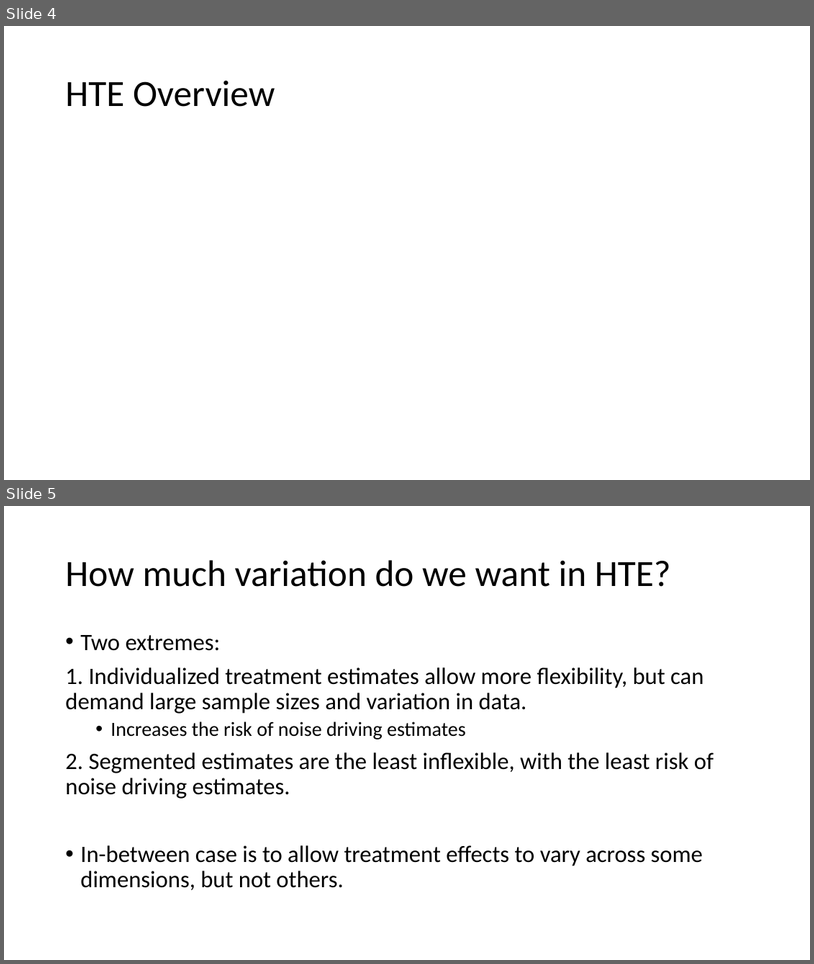
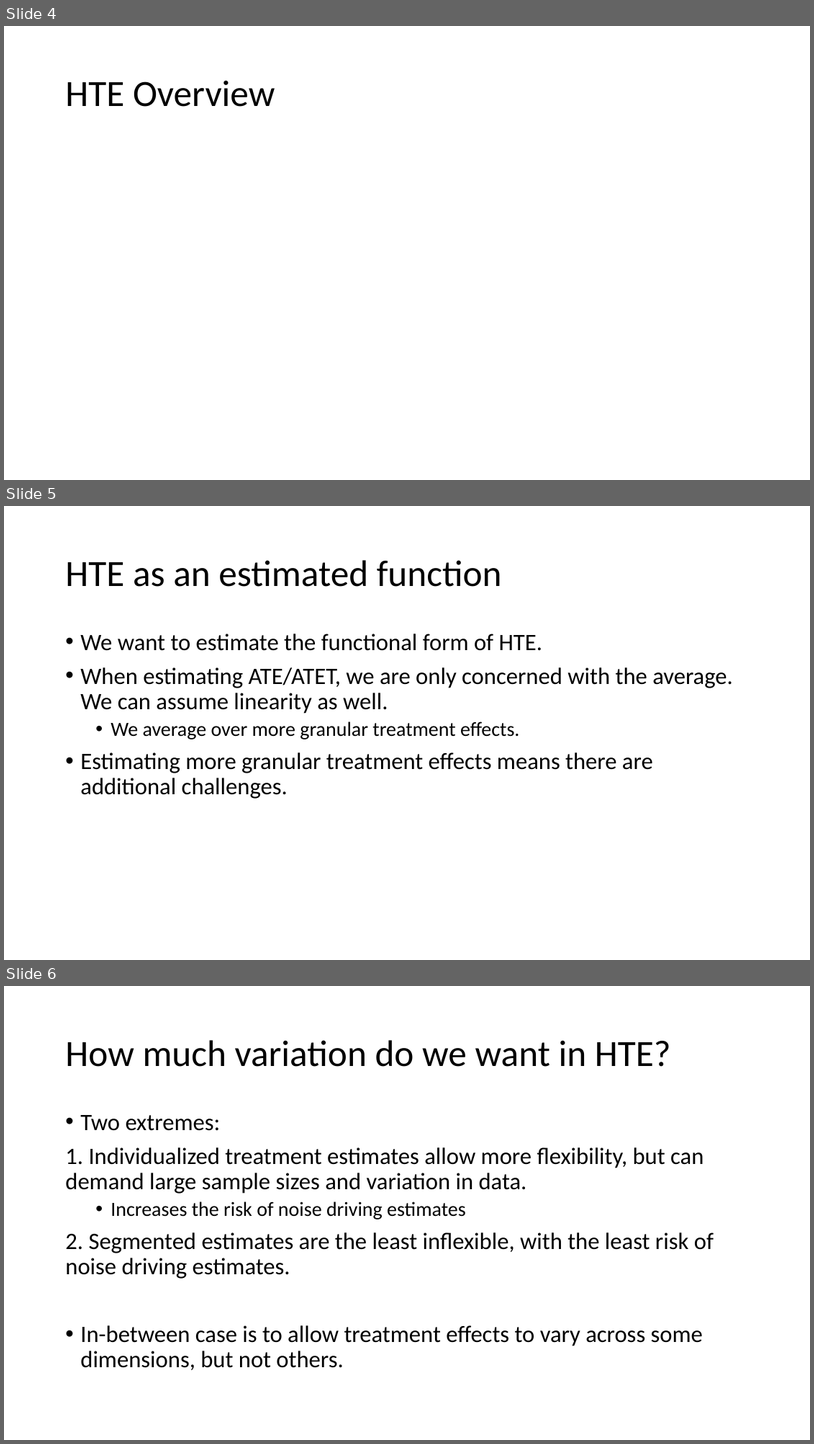
Before and after one commit to shoepaladin/causalinference_crashcourse, a slide deck: 5 HTE Models.pptx. Shown one above the other, each under a label of ours: slides 4 and 5 before the commit, slides 4, 5 and 6 after it. The pictures are 814x964 and 814x1444 pixels, drawn with LibreOffice and Linux fonts; fonts in the diff are those of the drawing; grey boxes stand for pictures. Boxes give left, top, right and bottom in pixels: in the first picture for what was removed or moved away, otherwise in the second. Text is boxed around its words. In the diff, an @@ line names an element or a change of style, - is before the commit and + after.

```diff
--- a/5 HTE Models.pptx
+++ b/5 HTE Models.pptx
@@ slide 5 added at [4, 506, 810, 960], background #FFFFFF @@
@@ title added at [65, 560, 502, 587], 44 pt, text #000000 @@
+HTE as an estimated function
@@ text added at [80, 633, 733, 798], 28 pt, text #000000 @@
+• We want to estimate the functional form of HTE.
+• When estimating ATE/ATET, we are only concerned with the average. We can assume linearity as well.
+  • We average over more granular treatment effects.
+• Estimating more granular treatment effects means there are additional challenges.
@@ what was slide 5 is now slide 6 @@
```
Also in this commit, not shown: 1 slide changed, 20 other slides added, 1 other file.
